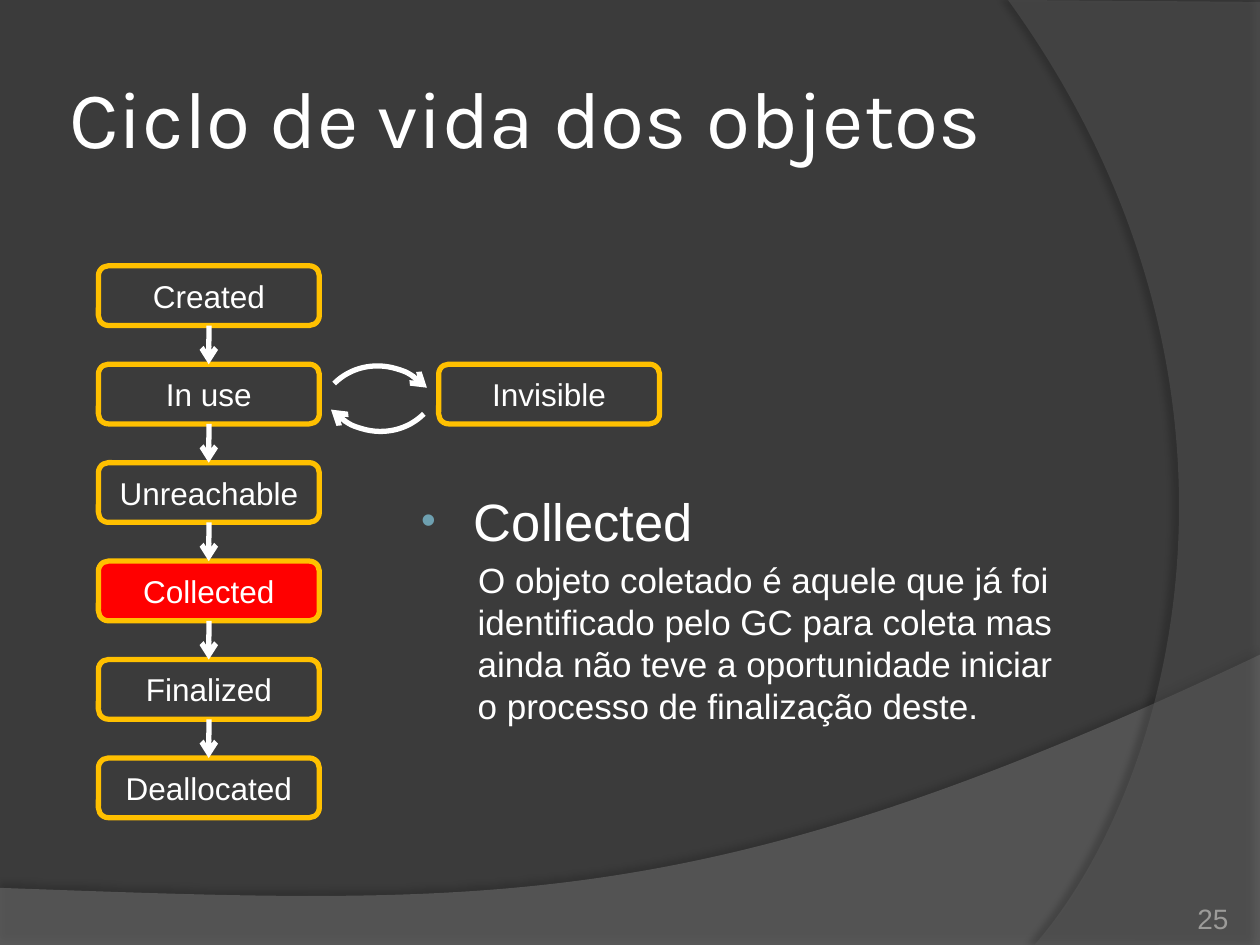
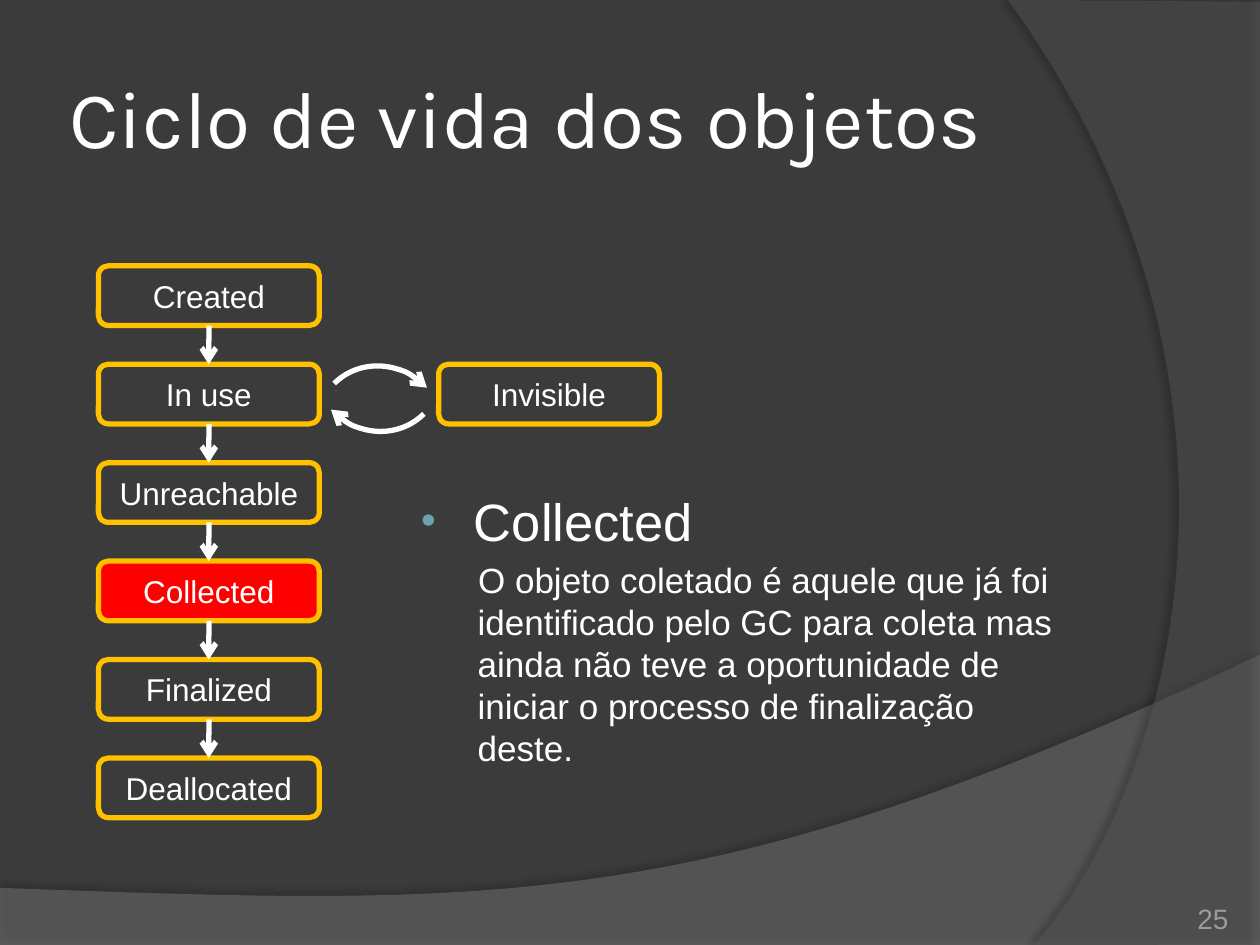
Before and after one commit to duchesqui/slzvieira-training, a slide deck: slide 25 of 2-Java-Programmer-Modulo-II/11.Capitulo05.pptx. Drawn at 1260x945 pixels with LibreOffice and Linux fonts; fonts in the diff are those of the drawing. Boxes give left, top, right and bottom in pixels: in the first picture for what was removed or moved away, otherwise in the second. Text is boxed around its words. In the diff, an @@ line names an element or a change of style, - is before the commit and + after.

Commit message:
Rascunho sobre tipos de referências pelo JVM.

```diff
--- a/2-Java-Programmer-Modulo-II/11.Capitulo05.pptx
+++ b/2-Java-Programmer-Modulo-II/11.Capitulo05.pptx
@@ text at (478, 567, 1052, 762): text changed @@
-  O objeto coletado é aquele que já foi identificado pelo GC para coleta mas ainda não teve a oportunidade iniciar o processo de finalização deste.
+  O objeto coletado é aquele que já foi identificado pelo GC para coleta mas ainda não teve a oportunidade de iniciar o processo de finalização deste.
```
Also in this commit, not shown: 1 other slide changed, 2 slides added.
